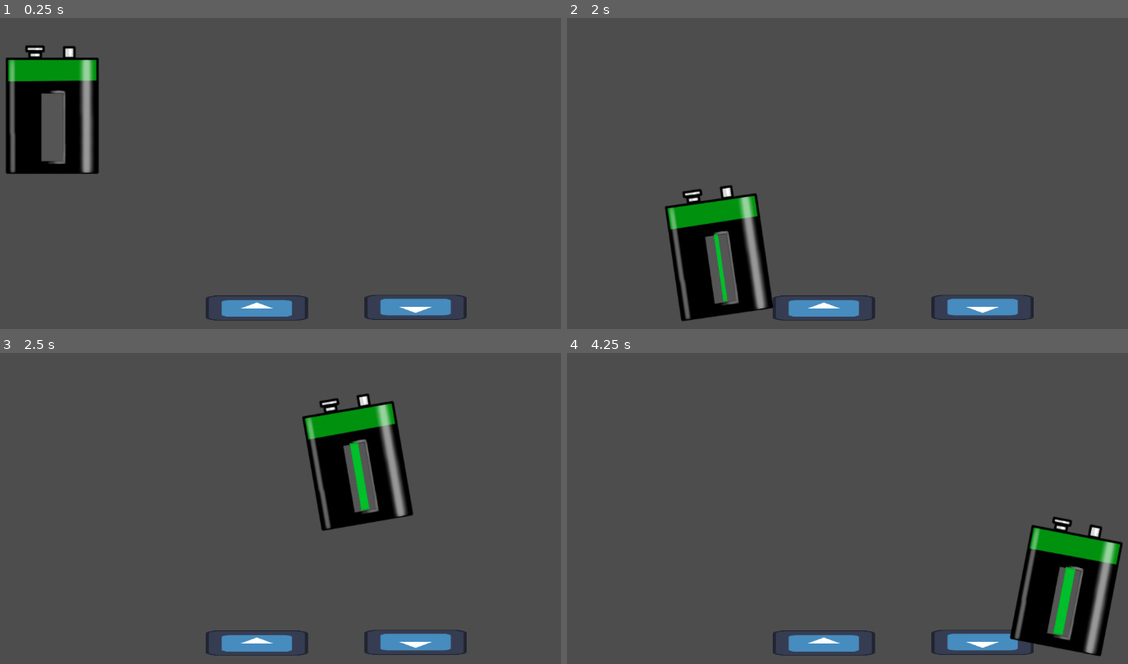
Above: before the commit, frames 1-4 (two rows, left to right).
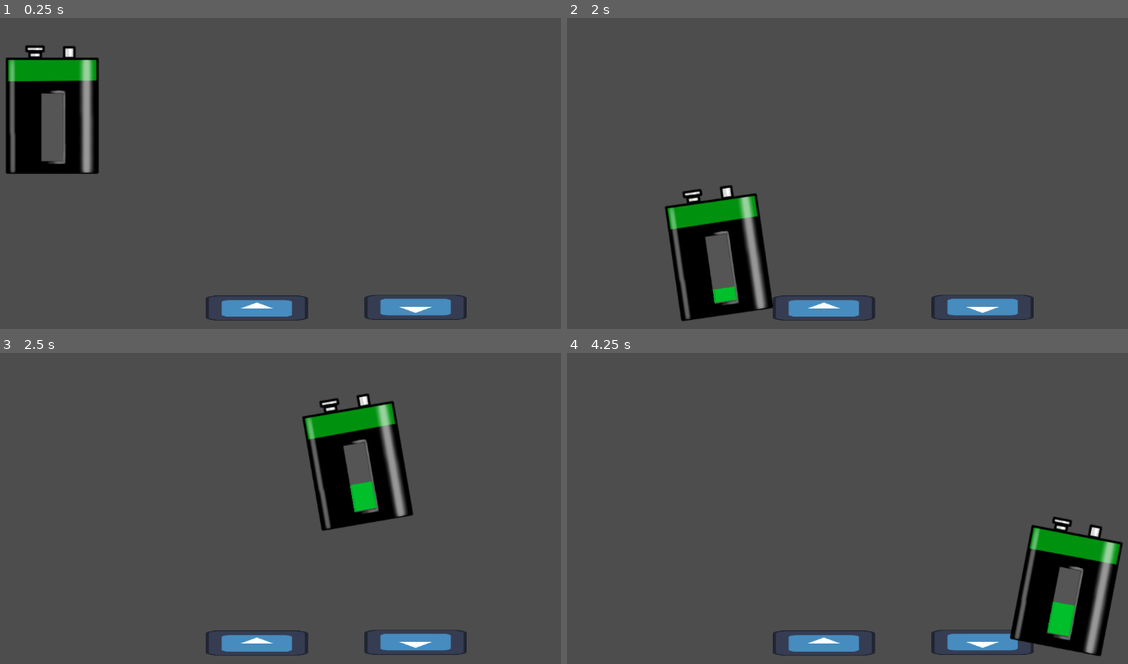
Above: after the commit, the same moments.

Repository: GiantBlargg/PotentialResearcher
Game: Godot game, scene res://TestScene.tscn
Two runs of this game, one before a commit and one after it. Both use one fixed random seed, a clock stepped at 60 frames per second and the inputs below. The engine's default icon, where the game draws it, is replaced by a stand-in: a white triangle on a blue panel in a dark square.
Inputs (mouse positions are in pixels of both pictures, inside the frame that each line leads up to):
- Up to frame 1 (0.25 s): no input
- Up to frame 2 (2 s): move the mouse to (1004, 161) at 0.52 s; click (1004, 161) at 0.67 s; move the mouse to (729, 198) at 1.27 s; click (729, 198) at 1.42 s
- Up to frame 3 (2.5 s): move the mouse to (359, 433) at 2.02 s; click (359, 433) at 2.17 s
- Up to frame 4 (4.25 s): move the mouse to (825, 589) at 2.77 s; click (825, 589) at 2.92 s; move the mouse to (1055, 570) at 3.52 s; click (1055, 570) at 3.67 s

Frame 1 is identical in both runs. In frame 2, 0.3% of the frame differs, in the area x 25-31%, y 69-92%; in frame 3, 0.4%; in frame 4, 0.5%, in the area x 85-91%, y 68-92%.

Commit message:
battery fill is now an animation

Diff:
--- a/elements/battery.gd
+++ b/elements/battery.gd
@@ -9,6 +9,8 @@
 var fill_meter: Sprite2D
 var fill_width: float
 
+var anim: AnimationPlayer
+
 func set_charging(v:bool):
 	charging = v
 
@@ -19,6 +21,9 @@
 func _ready():
 	fill_meter = get_node("FillMeter")
 	fill_width = fill_meter.scale.x
+	anim = get_node("AnimationPlayer")
+	anim.set_current_animation("Charging")
+	anim.pause()
 
 # Called every frame. 'delta' is the elapsed time since the previous frame.
 func _physics_process(delta:float):
@@ -32,7 +37,7 @@
 	if value <= 0:
 		value = 0
 
-	fill_meter.scale.x = fill_width * (value/capacity)
+	anim.seek(value/capacity, true)
 
 
 @export var debug: bool = false
--- a/elements/battery.tscn
+++ b/elements/battery.tscn
@@ -6,6 +6,66 @@
 
 [sub_resource type="RectangleShape2D" id="RectangleShape2D_22sn5"]
 size = Vector2(165, 205)
+
+[sub_resource type="Animation" id="Animation_d048u"]
+resource_name = "Charging"
+tracks/0/type = "value"
+tracks/0/imported = false
+tracks/0/enabled = true
+tracks/0/path = NodePath("FillMeter:position")
+tracks/0/interp = 1
+tracks/0/loop_wrap = true
+tracks/0/keys = {
+"times": PackedFloat32Array(0, 1),
+"transitions": PackedFloat32Array(1, 1),
+"update": 0,
+"values": [Vector2(0, 88.875), Vector2(0, 29.25)]
+}
+tracks/1/type = "value"
+tracks/1/imported = false
+tracks/1/enabled = true
+tracks/1/path = NodePath("FillMeter:scale")
+tracks/1/interp = 1
+tracks/1/loop_wrap = true
+tracks/1/keys = {
+"times": PackedFloat32Array(0, 1),
+"transitions": PackedFloat32Array(1, 1),
+"update": 0,
+"values": [Vector2(1, -0.00210084), Vector2(1, 1)]
+}
+
+[sub_resource type="Animation" id="Animation_14ptf"]
+length = 0.001
+tracks/0/type = "value"
+tracks/0/imported = false
+tracks/0/enabled = true
+tracks/0/path = NodePath("FillMeter:position")
+tracks/0/interp = 1
+tracks/0/loop_wrap = true
+tracks/0/keys = {
+"times": PackedFloat32Array(0),
+"transitions": PackedFloat32Array(1),
+"update": 0,
+"values": [Vector2(0, 29.25)]
+}
+tracks/1/type = "value"
+tracks/1/imported = false
+tracks/1/enabled = true
+tracks/1/path = NodePath("FillMeter:scale")
+tracks/1/interp = 1
+tracks/1/loop_wrap = true
+tracks/1/keys = {
+"times": PackedFloat32Array(0),
+"transitions": PackedFloat32Array(1),
+"update": 0,
+"values": [Vector2(1, 1)]
+}
+
+[sub_resource type="AnimationLibrary" id="AnimationLibrary_4jm8g"]
+_data = {
+"Charging": SubResource("Animation_d048u"),
+"RESET": SubResource("Animation_14ptf")
+}
 
 [node name="Battery" type="RigidBody2D"]
 script = ExtResource("1_0a6by")
@@ -21,6 +81,10 @@
 
 [node name="FillMeter" type="Sprite2D" parent="."]
 z_index = 10
-position = Vector2(-0.5, 29.25)
-scale = Vector2(0.925, 1.0042)
+position = Vector2(0, 29.25)
 texture = ExtResource("3_w0qmh")
+
+[node name="AnimationPlayer" type="AnimationPlayer" parent="."]
+libraries = {
+"": SubResource("AnimationLibrary_4jm8g")
+}
Not shown: 1 places in elements/battery.tscn that only renumber resources
